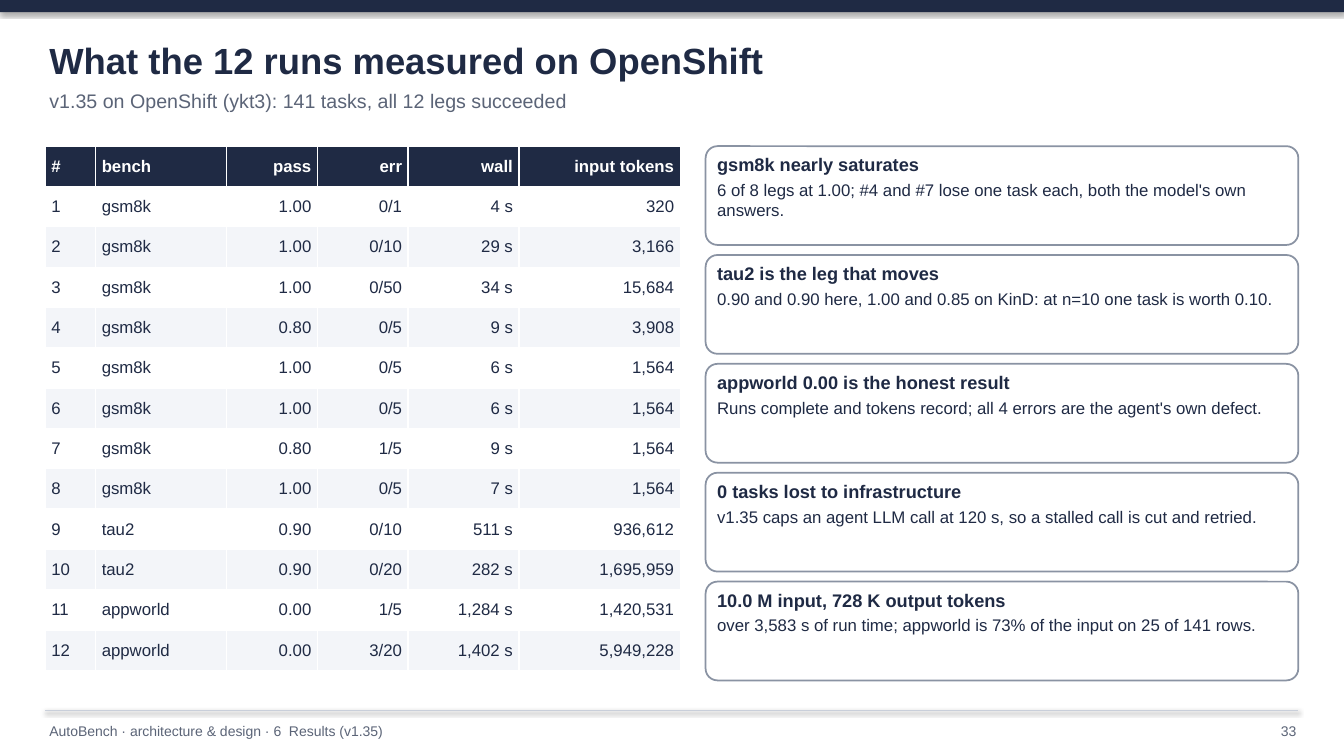
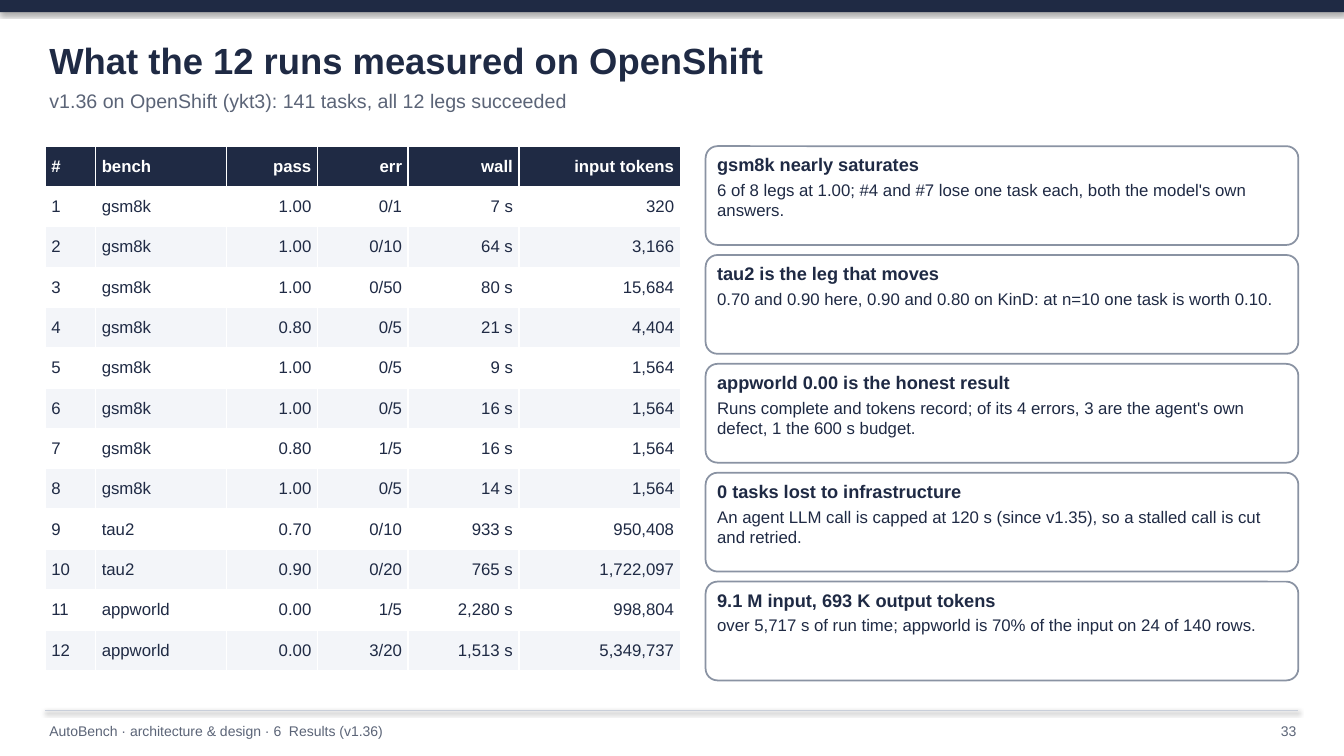
Before and after one commit to rossoctl/autobench, a slide deck: slide 33 of docs/AutoBench.pptx. Drawn at 1344x756 pixels with LibreOffice and Linux fonts; fonts in the diff are those of the drawing. Boxes give left, top, right and bottom in pixels: in the first picture for what was removed or moved away, otherwise in the second. Text is boxed around its words. In the diff, an @@ line names an element or a change of style, - is before the commit and + after.

```diff
--- a/docs/AutoBench.pptx
+++ b/docs/AutoBench.pptx
@@ text at box(49, 94, 566, 112): text changed @@
-v1.35 on OpenShift (ykt3): 141 tasks, all 12 legs succeeded
+v1.36 on OpenShift (ykt3): 141 tasks, all 12 legs succeeded
@@ table at box(45, 146, 681, 670) @@
-row 2, column 5: 4 s
+row 2, column 5: 7 s
-row 3, column 5: 29 s
+row 3, column 5: 64 s
-row 4, column 5: 34 s
+row 4, column 5: 80 s
-row 5, column 5: 9 s
+row 5, column 5: 21 s
-row 5, column 6: 3,908
+row 5, column 6: 4,404
-row 6, column 5: 6 s
+row 6, column 5: 9 s
-row 7, column 5: 6 s
+row 7, column 5: 16 s
-row 8, column 5: 9 s
+row 8, column 5: 16 s
-row 9, column 5: 7 s
+row 9, column 5: 14 s
-row 10: 9 | tau2 | 0.90 | 0/10 | 511 s | 936,612
+row 10: 9 | tau2 | 0.70 | 0/10 | 933 s | 950,408
-row 11, column 5: 282 s
+row 11, column 5: 765 s
-row 11, column 6: 1,695,959
+row 11, column 6: 1,722,097
-row 12, column 5: 1,284 s
+row 12, column 5: 2,280 s
-row 12, column 6: 1,420,531
+row 12, column 6: 998,804
-row 13, column 5: 1,402 s
+row 13, column 5: 1,513 s
-row 13, column 6: 5,949,228
+row 13, column 6: 5,349,737
@@ text in rounded rectangle at box(717, 293, 1272, 307): text changed @@
-0.90 and 0.90 here, 1.00 and 0.85 on KinD: at n=10 one task is worth 0.10.
+0.70 and 0.90 here, 0.90 and 0.80 on KinD: at n=10 one task is worth 0.10.
@@ text in rounded rectangle at box(717, 402, 1244, 438): text changed @@
-Runs complete and tokens record; all 4 errors are the agent's own defect.
+Runs complete and tokens record; of its 4 errors, 3 are the agent's own defect, 1 the 600 s budget.
@@ text in rounded rectangle at box(717, 511, 1260, 543): text changed @@
-v1.35 caps an agent LLM call at 120 s, so a stalled call is cut and retried.
+An agent LLM call is capped at 120 s (since v1.35), so a stalled call is cut and retried.
@@ text in rounded rectangle at box(717, 593, 1256, 635): text changed @@
-10.0 M input, 728 K output tokens
-over 3,583 s of run time; appworld is 73% of the input on 25 of 141 rows.
+9.1 M input, 693 K output tokens
+over 5,717 s of run time; appworld is 70% of the input on 24 of 140 rows.
@@ text at box(49, 726, 382, 739): text changed @@
-AutoBench · architecture & design · 6 Results (v1.35)
+AutoBench · architecture & design · 6 Results (v1.36)
```
Also in this commit, not shown: 23 other slides changed, 37 other files.
